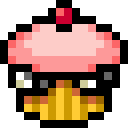
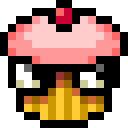
Comparing the layer stacks of the two (128, 128) images. Changes:
painted on "snes" over [0, 8, 128, 88]
painted on "nes2" over [0, 8, 128, 88]
showed "nes", painted on it over [0, 8, 128, 88]
